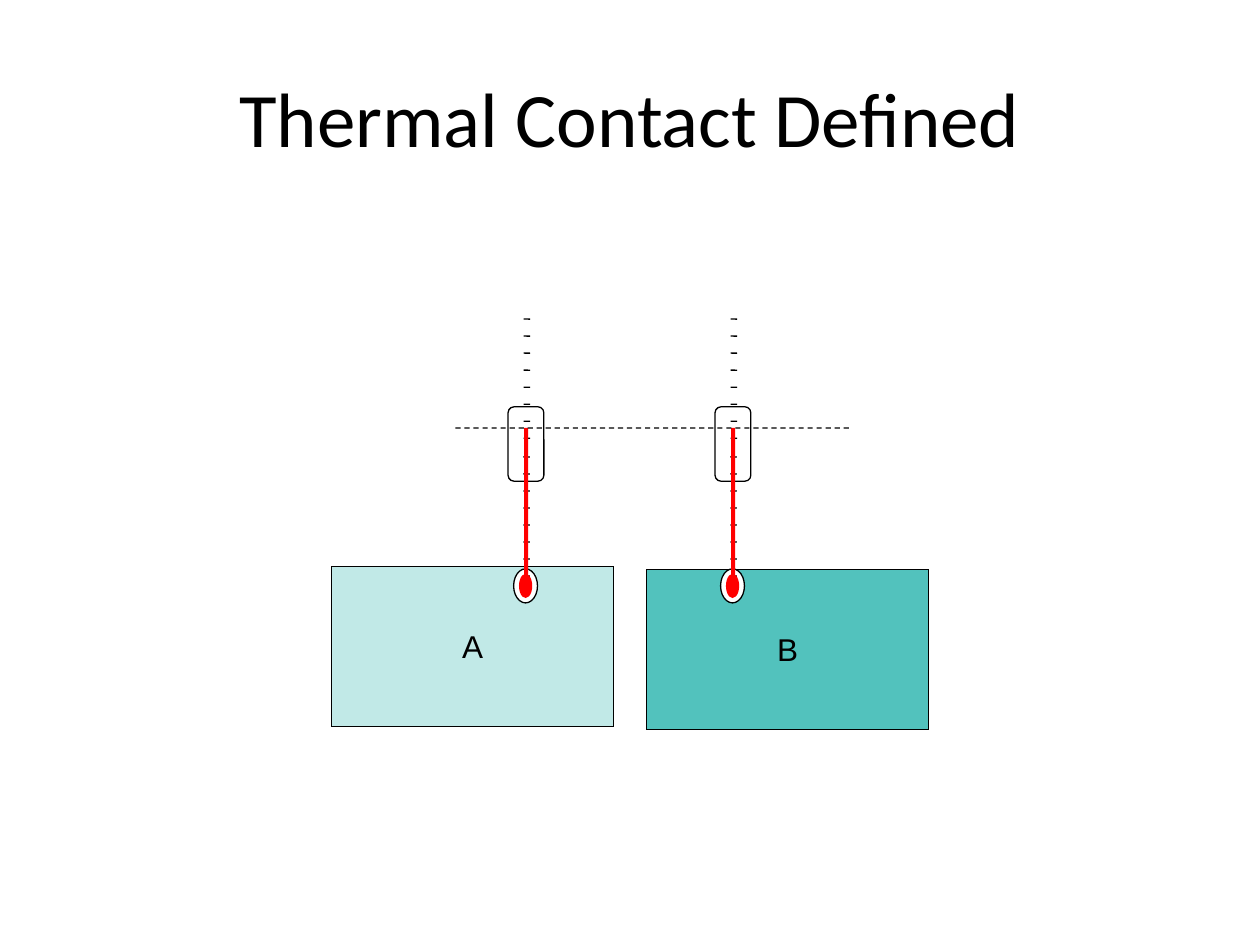
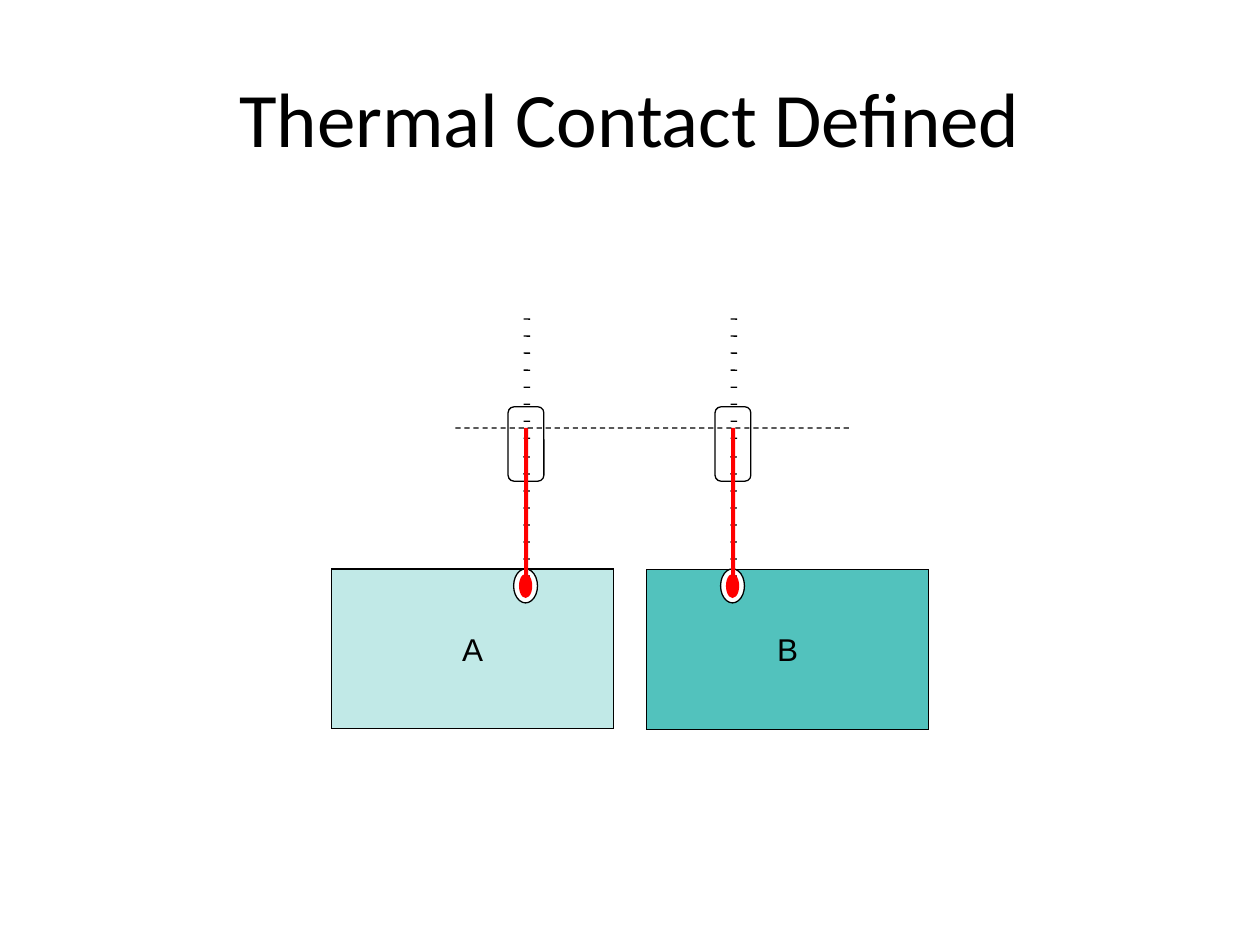
Before and after one commit to rtlines/Introductory-Physics-II, a slide deck: slide 15 of Lecture_Slides/PH 123 Lecture 28.pptx. Drawn at 1260x945 pixels with LibreOffice and Linux fonts; fonts in the diff are those of the drawing. Boxes give left, top, right and bottom in pixels: in the first picture for what was removed or moved away, otherwise in the second. Text is boxed around its words. In the diff, an @@ line names an element or a change of style, - is before the commit and + after.

```diff
--- a/Lecture_Slides/PH 123 Lecture 28.pptx
+++ b/Lecture_Slides/PH 123 Lecture 28.pptx
@@ rectangle "A": place and size @@
-rectangle "A" at [331, 566, 614, 726]
+rectangle "A" at [331, 570, 614, 730]
```
Also in this commit, not shown: 1 other slide changed, 10 other files.
